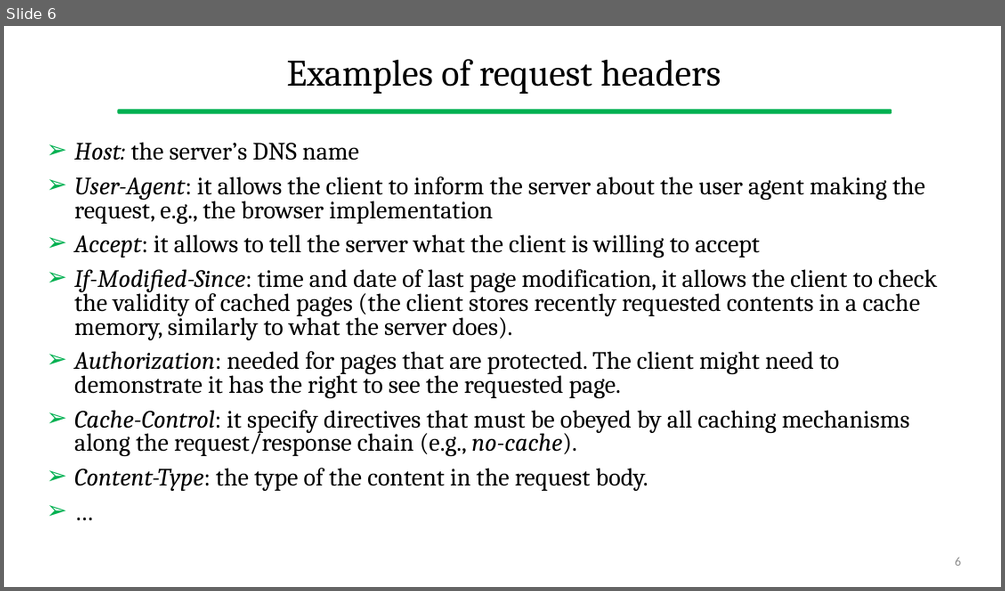
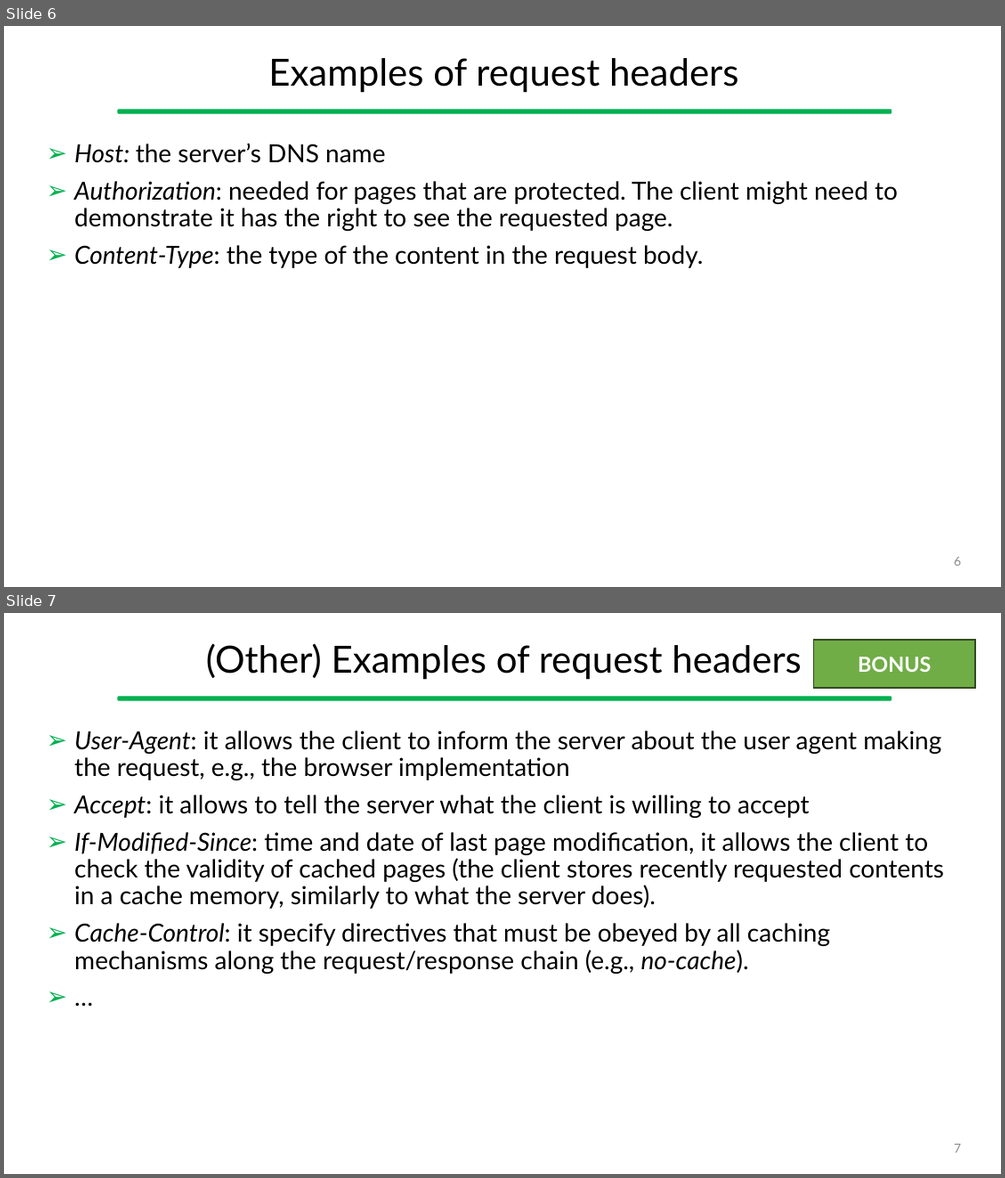
Before and after one commit to gcappon/bwthw, a slide deck: theory_05-http/theory_05-http.pptx. Shown one above the other, each under a label of ours: slide 6 before the commit, slides 6 and 7 after it. The pictures are 1005x591 and 1005x1178 pixels, drawn with LibreOffice and Linux fonts; fonts in the diff are those of the drawing. Boxes give left, top, right and bottom in pixels: in the first picture for what was removed or moved away, otherwise in the second. Text is boxed around its words. In the diff, an @@ line names an element or a change of style, - is before the commit and + after.

```diff
--- a/theory_05-http/theory_05-http.pptx
+++ b/theory_05-http/theory_05-http.pptx
@@ slide 7 added at bbox=[4, 613, 1001, 1174], background #FFFFFF; not listed: 1 template element that a slide beside it also shows @@
@@ title added at bbox=[206, 643, 801, 680], 36 pt, text #000000 @@
+(Other) Examples of request headers
@@ rectangle added at bbox=[814, 640, 975, 688], fill #70AD47, outline #314C1F 1 pt, 20 pt, text #FFFFFF, bold @@
+BONUS
@@ text added at bbox=[74, 730, 944, 973], 24 pt, text #000000 @@
+➢ User-Agent: it allows the client to inform the server about the user agent making the request, e.g., the browser implementation
+➢ Accept: it allows to tell the server what the client is willing to accept
+➢ If-Modified-Since: time and date of last page modification, it allows the client to check the validity of cached pages (the client stores recently requested contents in a cache memory, similarly to what the server does).
+➢ Cache-Control: it specify directives that must be obeyed by all caching mechanisms along the request/response chain (e.g., no-cache).
+➢ …
@@ page number added at bbox=[954, 1143, 961, 1152], 12 pt, text #8C8C8C @@
+7
@@ slide 6 changed as well @@
@@ title "Examples of request headers" at bbox=[268, 58, 739, 93]: font Cambria to Lato @@
@@ text at bbox=[74, 143, 898, 268]: paragraph removed @@
-➢ …
@@ text "Host: the server’s DNS name" at bbox=[74, 143, 898, 268]: font Cambria to Lato; line spacing 0.8 to 0.9 @@
@@ text at bbox=[74, 176, 937, 340]: paragraphs removed @@
-➢ User-Agent: it allows the client to inform the server about the user agent making the request, e.g., the browser implementation
-➢ Accept: it allows to tell the server what the client is willing to accept
-➢ If-Modified-Since: time and date of last page modification, it allows the client to check the validity of cached pages (the client stores recently requested contents in a cache memory, similarly to what the server does).
@@ text at bbox=[74, 410, 910, 456]: paragraph removed @@
-➢ Cache-Control: it specify directives that must be obeyed by all caching mechanisms along the request/response chain (e.g., no-cache).
```
Also in this commit, not shown: 34 other slides changed, 1 other slide added, 3 slides removed, 3 other files.
